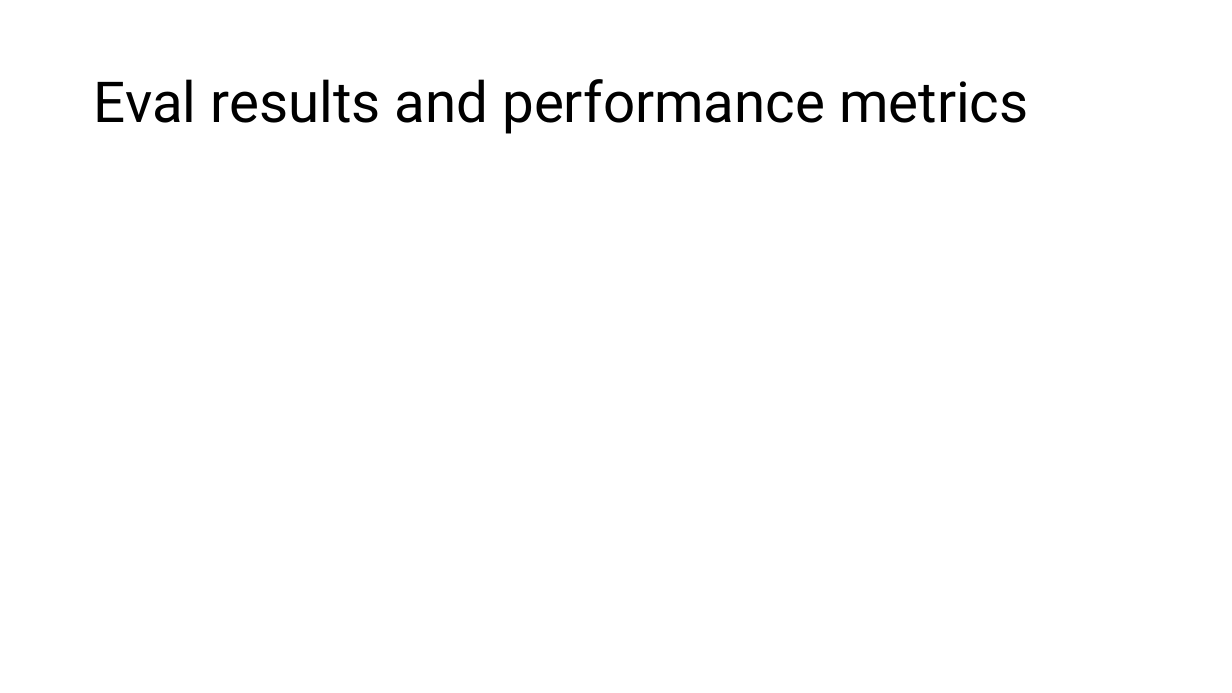
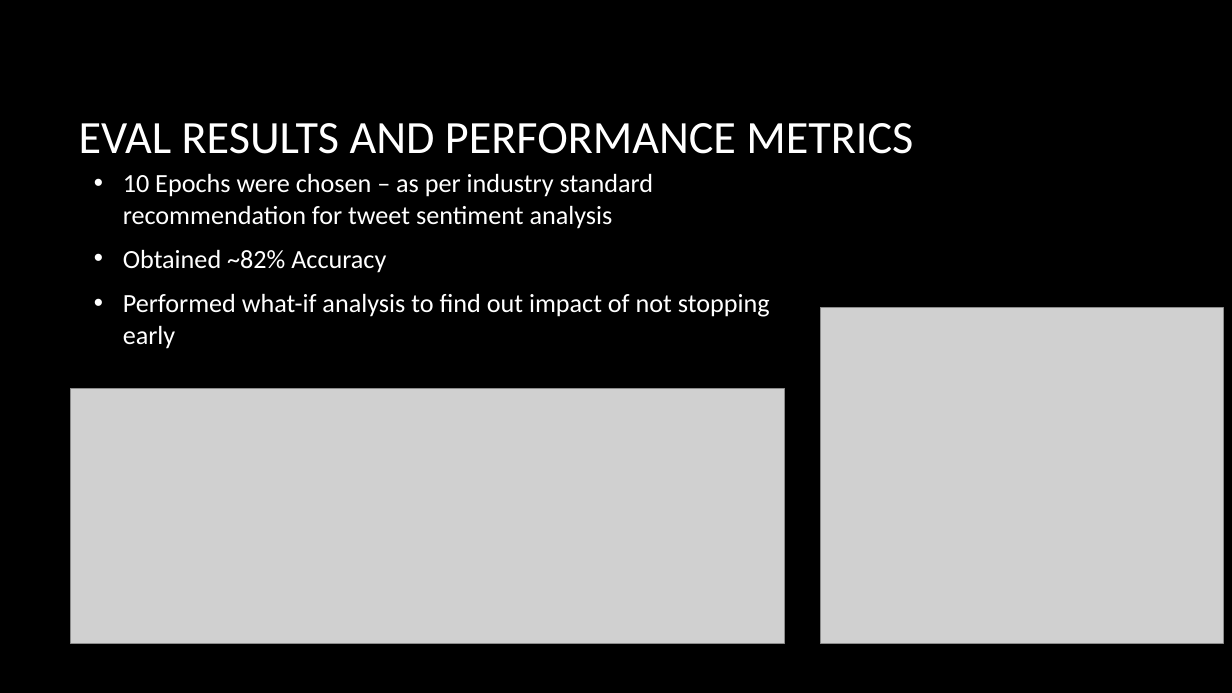
Before and after one commit to mramsundar/IITM-Graded-Projects, a slide deck: slide 9 of Week 31/Week 31 Summary Presentation.pptx. Drawn at 1232x693 pixels with LibreOffice and Linux fonts; fonts in the diff are those of the drawing; grey boxes stand for pictures; background and template pictures are left out. Boxes give left, top, right and bottom in pixels: in the first picture for what was removed or moved away, otherwise in the second. Text is boxed around its words. In the diff, an @@ line names an element or a change of style, - is before the commit and + after.

```diff
--- a/Week 31/Week 31 Summary Presentation.pptx
+++ b/Week 31/Week 31 Summary Presentation.pptx
@@ background #FFFFFF to picture (left out) @@
@@ title at [79,123,913,154]: text changed; size 44 to 36 pt; font Roboto to Calibri; text colour #000000 to #FFFFFF @@
-Eval results and performance metrics
+EVAL RESULTS AND PERFORMANCE METRICS
@@ text added at [123,173,770,349], 20.4 pt, text #FFFFFF @@
+• 10 Epochs were chosen – as per industry standard recommendation for tweet sentiment analysis
+• Obtained ~82% Accuracy
+• Performed what-if analysis to find out impact of not stopping early
@@ picture added at [821,308,1224,643] @@
@@ picture added at [70,388,785,643] @@
```
Also in this commit, not shown: 10 other slides changed, 1 slide added, 3 other files.
